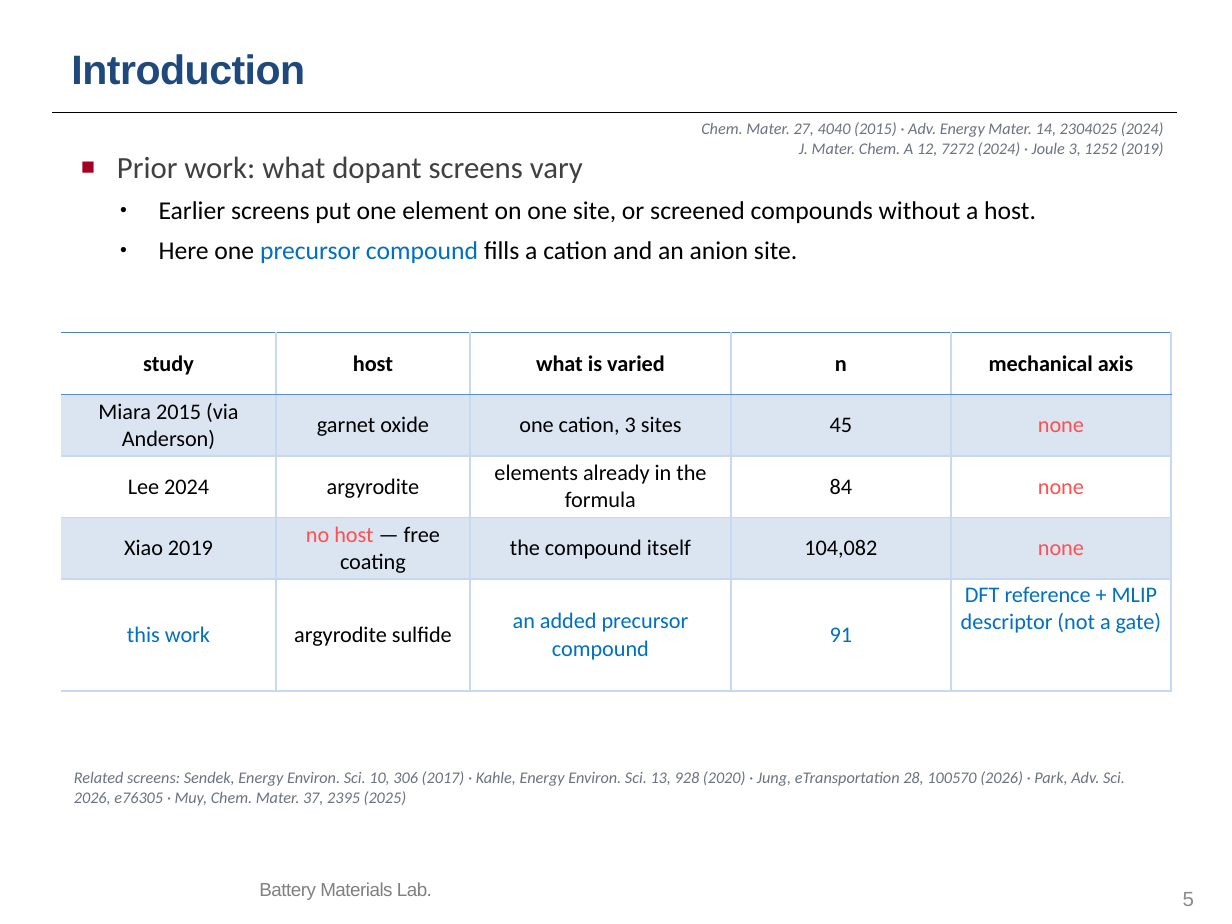
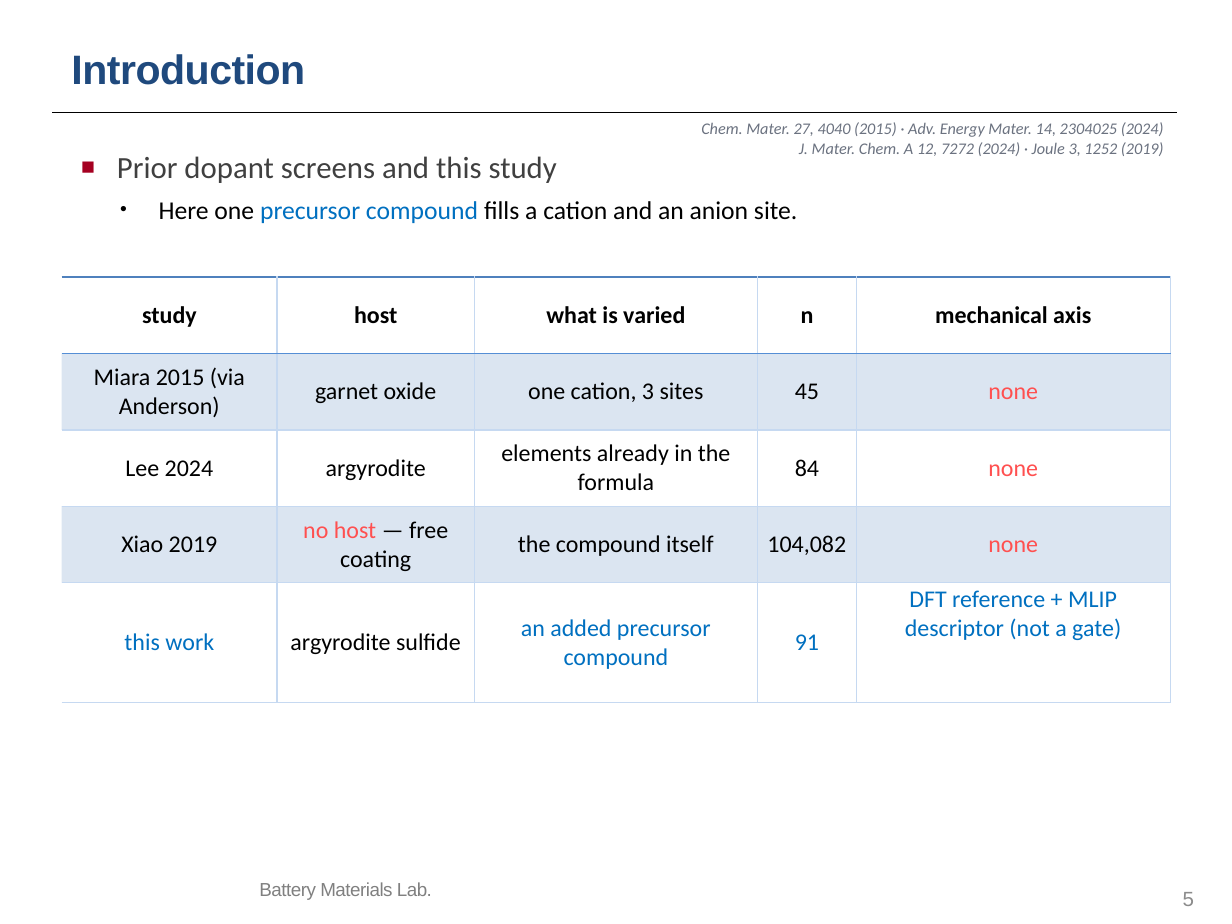
Before and after one commit to yonghoon7153-source/Yonghoon-DEM-DFT, a slide deck: slide 5 of kb/seminars/Research_Seminar_2026_10_13_cascade_progress_lean.pptx. Drawn at 1232x924 pixels with LibreOffice and Linux fonts; fonts in the diff are those of the drawing; background and template pictures are left out. Boxes give left, top, right and bottom in pixels: in the first picture for what was removed or moved away, otherwise in the second. Text is boxed around its words. In the diff, an @@ line names an element or a change of style, - is before the commit and + after.

```diff
--- a/kb/seminars/Research_Seminar_2026_10_13_cascade_progress_lean.pptx
+++ b/kb/seminars/Research_Seminar_2026_10_13_cascade_progress_lean.pptx
@@ text at [117,156,557,183]: text changed; size 15 to 18 pt; text colour #000000 to #404040 @@
-■ Prior work: what dopant screens vary
-• Earlier screens put one element on one site, or screened compounds without a host.
+■ Prior dopant screens and this study
@@ table at [62,277,1170,673] @@
@@ size 13 to 14 pt @@
@@ table: place and size @@
-table at [62,333,1172,664]
+table at [62,277,1170,673]
@@ text removed at [74,771,1125,806] @@
-Related screens: Sendek, Energy Environ. Sci. 10, 306 (2017) · Kahle, Energy Environ. Sci. 13, 928 (2020) · Jung, eTransportation 28, 100570 (2026) · Park, Adv. Sci. 2026, e76305 · Muy, Chem. Mater. 37, 2395 (2025)
```
Also in this commit, not shown: 8 other slides changed, 22 other files.
